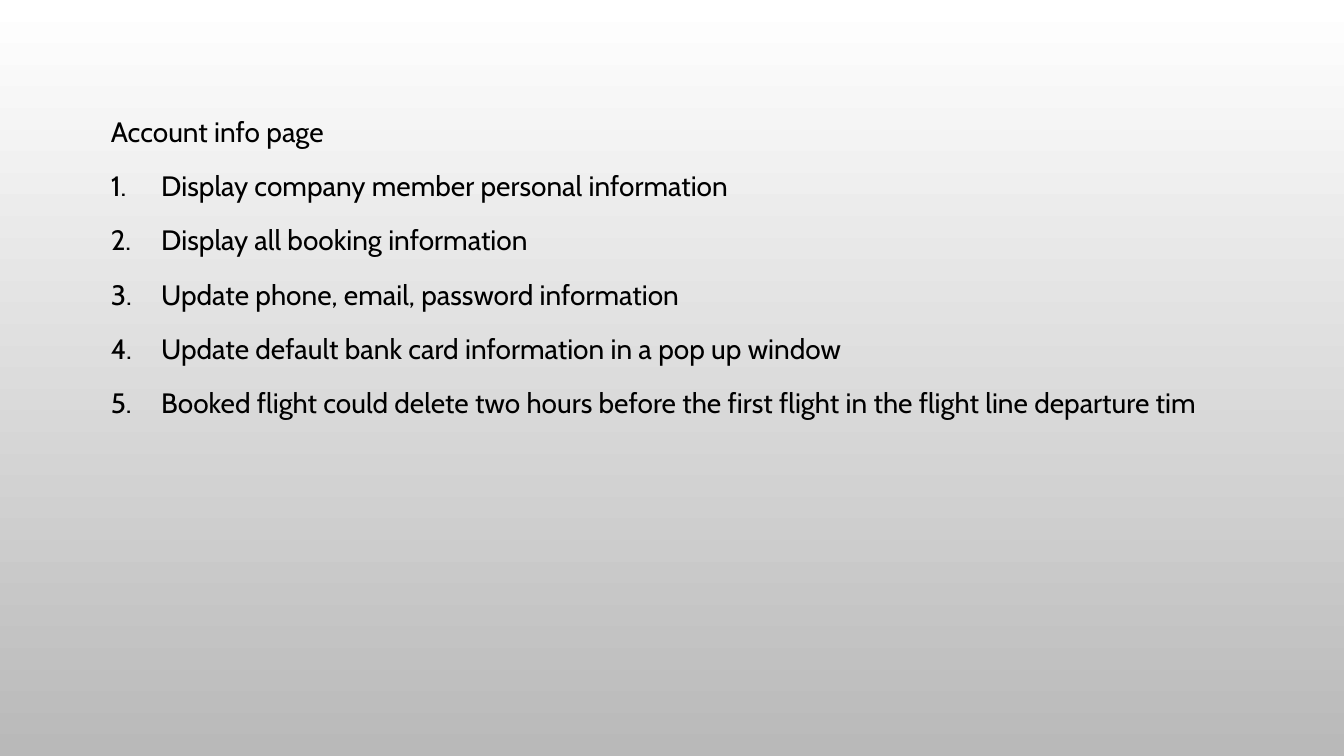
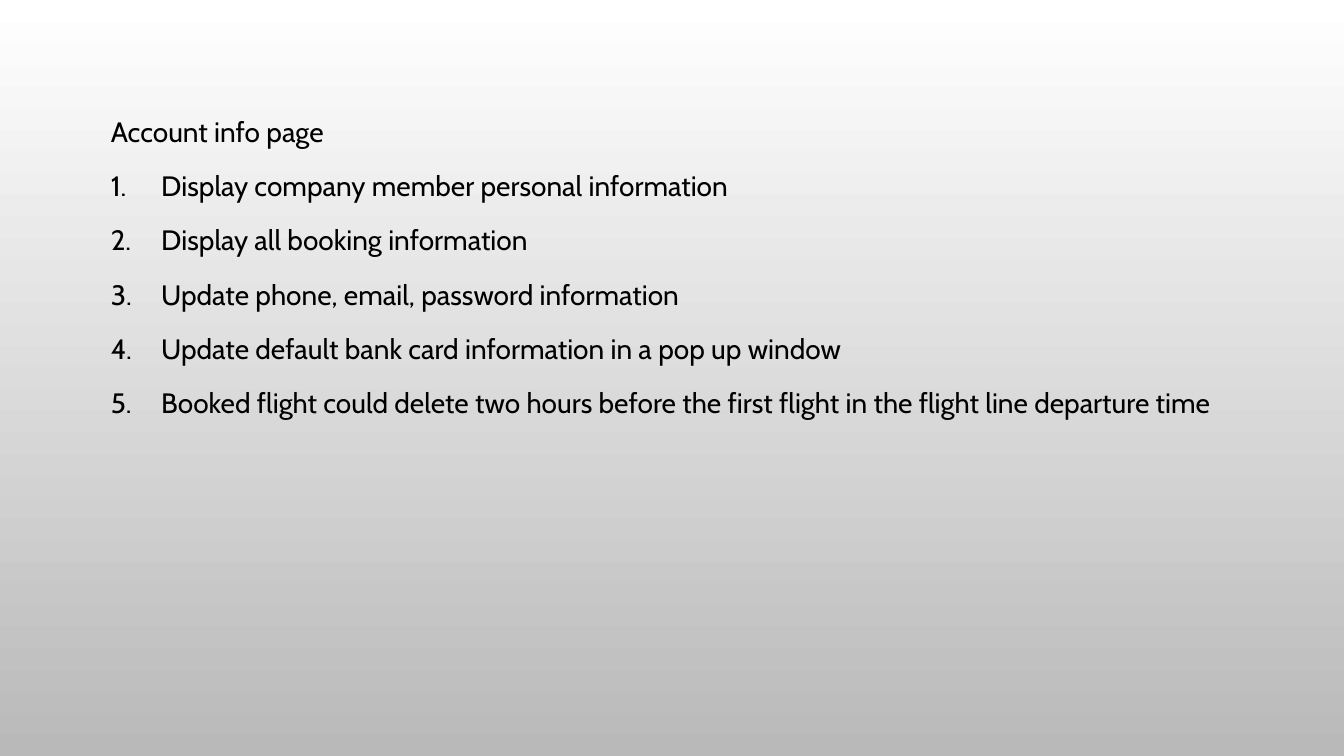
Before and after one commit to lw2533315/ticketBook, a slide deck: slide 8 of Flight Ticket Booking.pptx. Drawn at 1344x756 pixels with LibreOffice and Linux fonts; fonts in the diff are those of the drawing; background and template pictures are left out. Boxes give left, top, right and bottom in pixels: in the first picture for what was removed or moved away, otherwise in the second. Text is boxed around its words. In the diff, an @@ line names an element or a change of style, - is before the commit and + after.

Commit message:
ppt update

```diff
--- a/Flight Ticket Booking.pptx
+++ b/Flight Ticket Booking.pptx
@@ text at (161, 392, 1210, 420): text changed @@
-5. Booked flight could delete two hours before the first flight in the flight line departure tim
+5. Booked flight could delete two hours before the first flight in the flight line departure time
```
